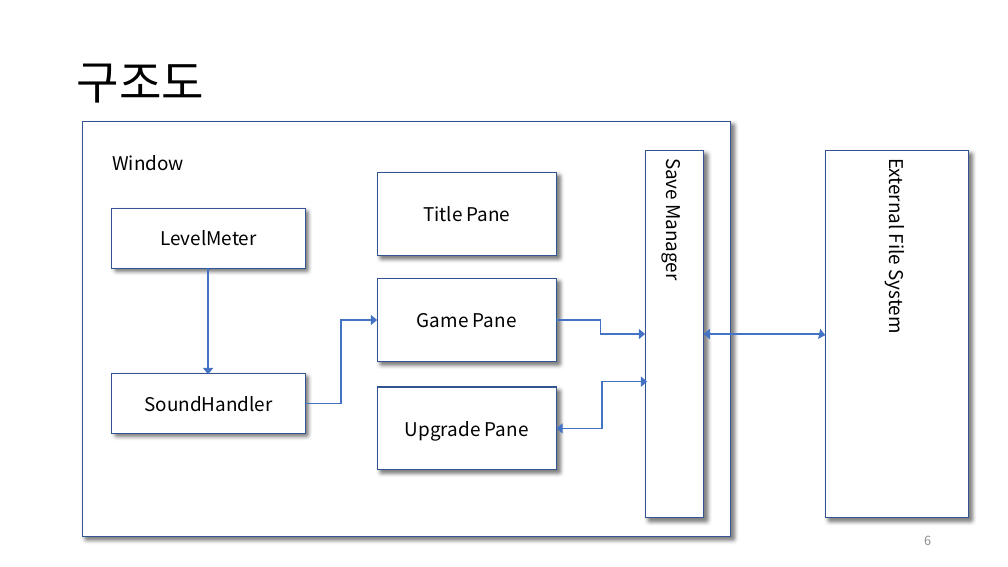
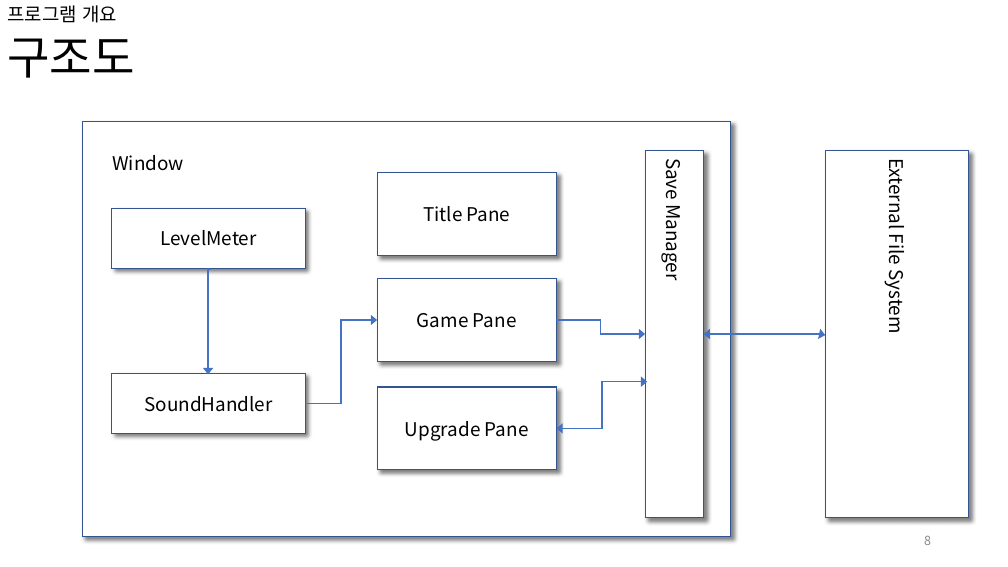
Before and after one commit to pknu-wap/Dogs-SONAR, a slide deck: slide 8 of others/presentation.pptx (slide 6 before the commit). Drawn at 1008x567 pixels with LibreOffice and Linux fonts; fonts in the diff are those of the drawing. Boxes give left, top, right and bottom in pixels: in the first picture for what was removed or moved away, otherwise in the second. Text is boxed around its words. In the diff, an @@ line names an element or a change of style, - is before the commit and + after.

```diff
--- a/others/presentation.pptx
+++ b/others/presentation.pptx
@@ title added at box(8, 5, 117, 23), 18 pt, text #000000 @@
+프로그램 개요
@@ text "구조도": place and size @@
-text "구조도" at box(77, 63, 204, 103)
+text "구조도" at box(7, 38, 134, 78)
@@ text "구조도" at box(7, 38, 134, 78): more space between paragraphs; vertical alignment middle to top @@
```
Also in this commit, not shown: 5 other slides changed, 3 slides added.
